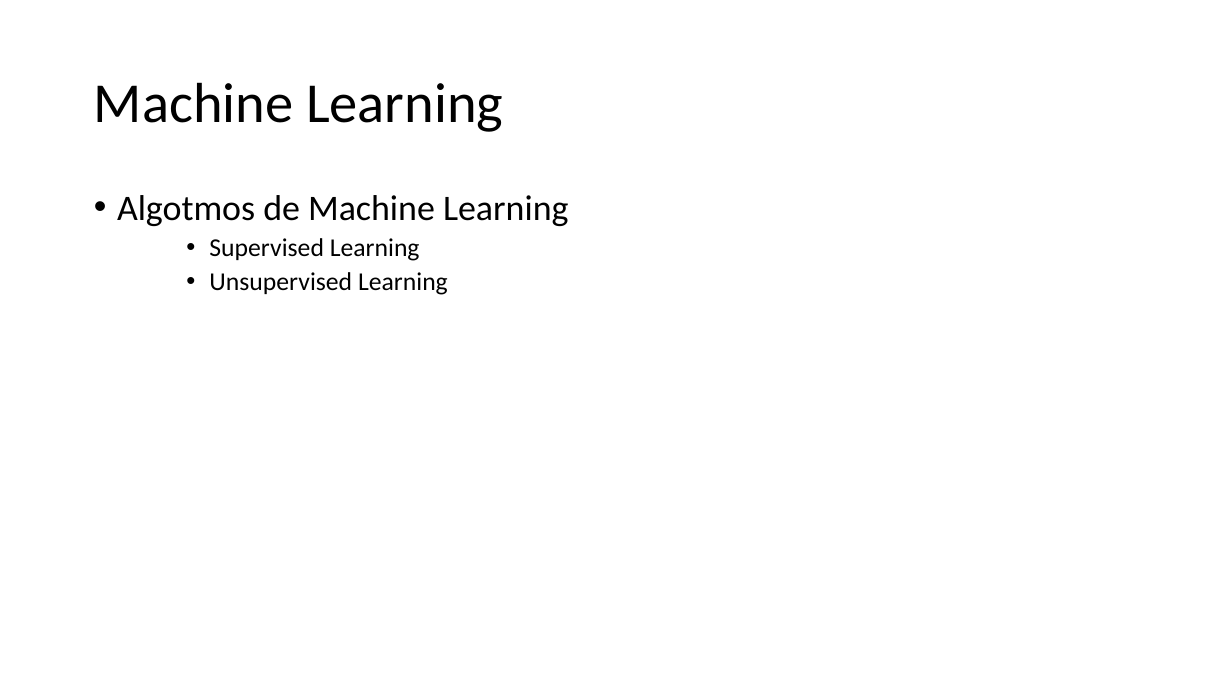
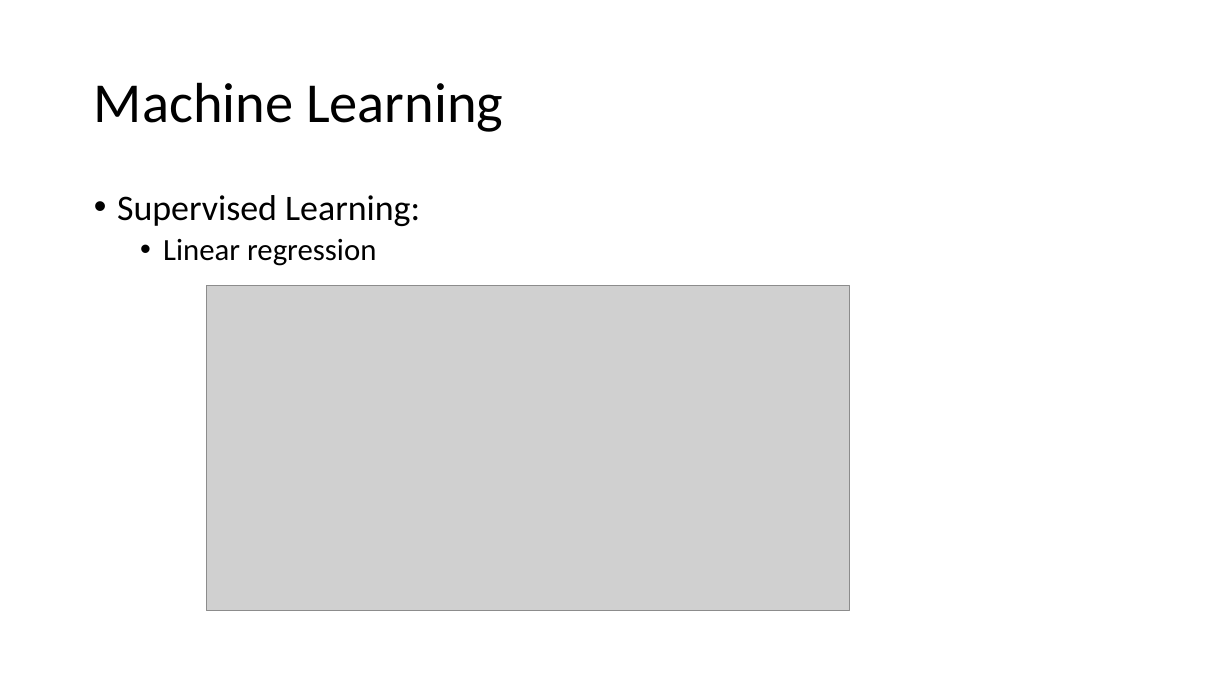
Before and after one commit to jamp00/Image-Clasification, a slide deck: slide 5 of Image clasification multilabel.pptx (slide 4 before the commit). Drawn at 1232x693 pixels with LibreOffice and Linux fonts; fonts in the diff are those of the drawing; grey boxes stand for pictures; background and template pictures are left out. Boxes give left, top, right and bottom in pixels: in the first picture for what was removed or moved away, otherwise in the second. Text is boxed around its words. In the diff, an @@ line names an element or a change of style, - is before the commit and + after.

```diff
--- a/Image clasification multilabel.pptx
+++ b/Image clasification multilabel.pptx
@@ text at (117,195,420,266): text changed; size 20 to 28 pt @@
-• Algotmos de Machine Learning
-    • Supervised Learning
-    • Unsupervised Learning
+• Supervised Learning:
+  • Linear regression
@@ picture added at (206,286,849,612) @@
```
Also in this commit, not shown: 3 other slides changed, 4 slides added, 1 slide removed.
